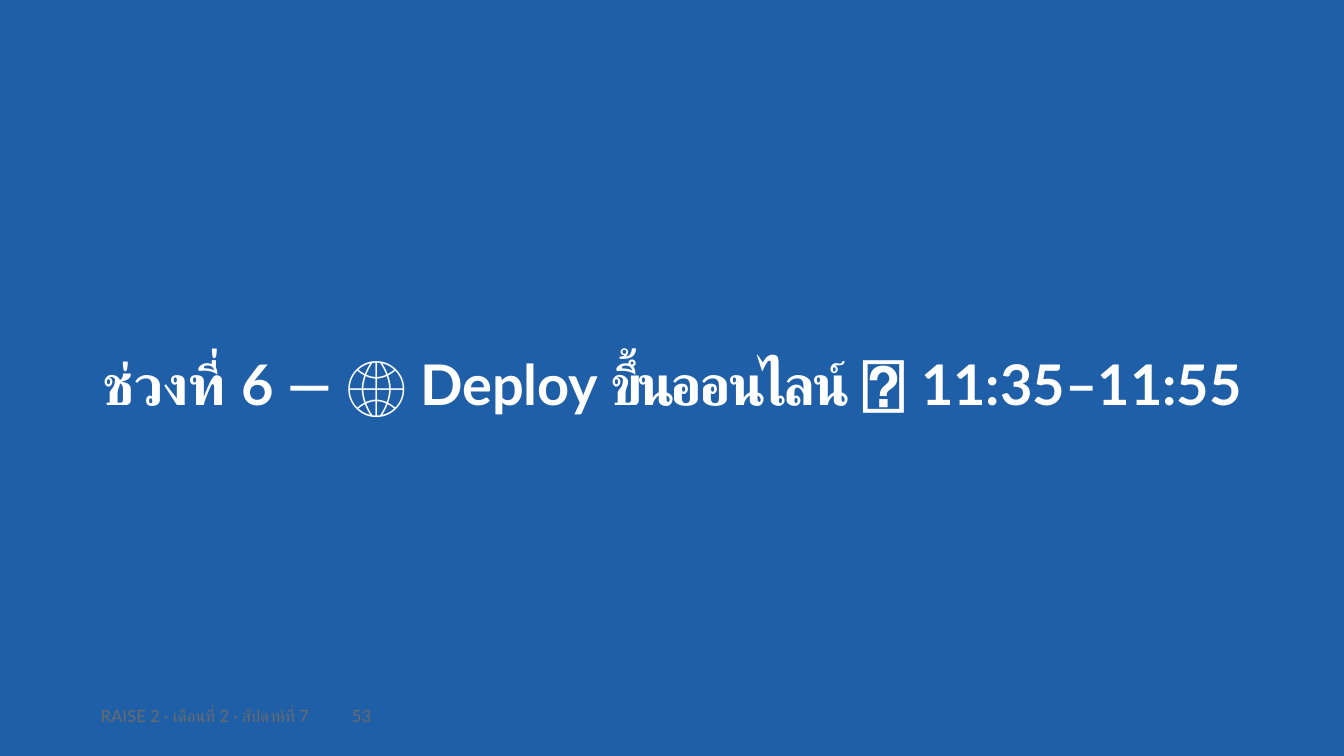
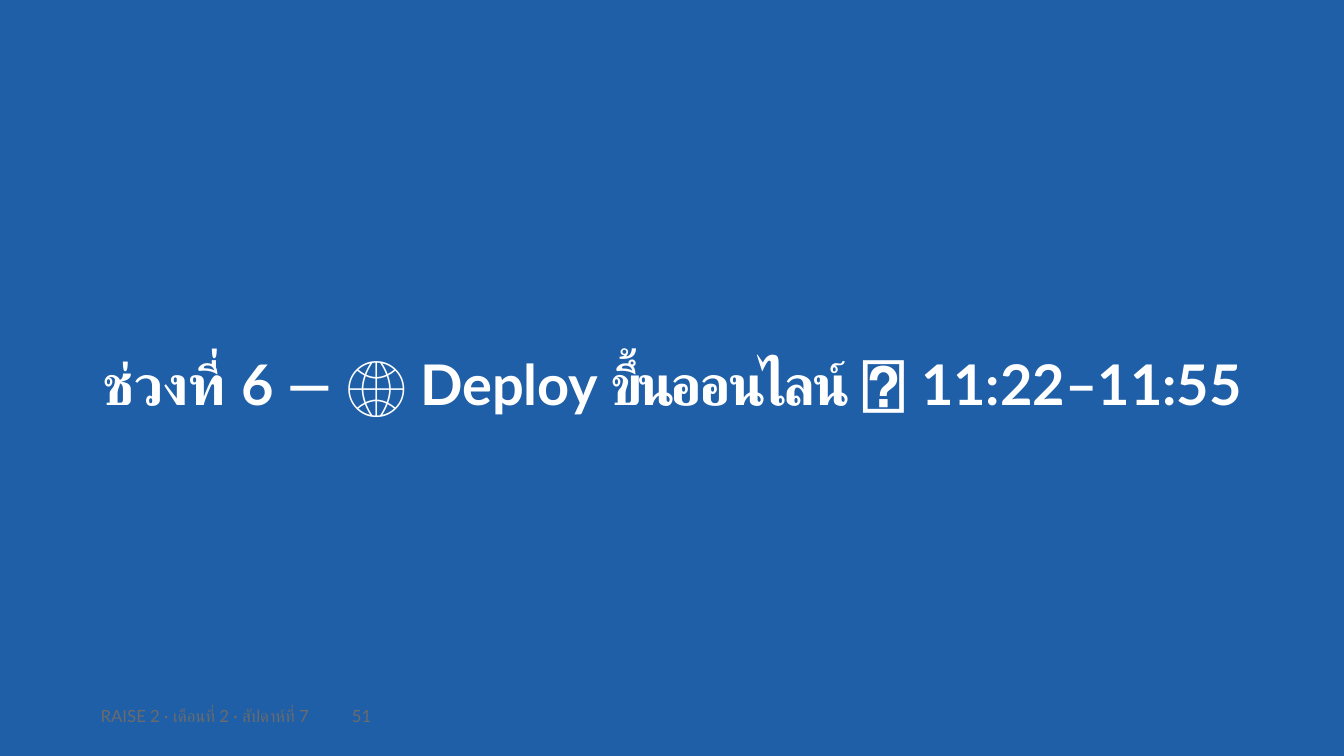
Before and after one commit to cnacha-mfu/raise2-module2, a slide deck: slide 51 of materials/week7/w7-slides.pptx (slide 53 before the commit). Drawn at 1344x756 pixels with LibreOffice and Linux fonts; fonts in the diff are those of the drawing. Boxes give left, top, right and bottom in pixels: in the first picture for what was removed or moved away, otherwise in the second. Text is boxed around its words. In the diff, an @@ line names an element or a change of style, - is before the commit and + after.

```diff
--- a/materials/week7/w7-slides.pptx
+++ b/materials/week7/w7-slides.pptx
@@ text at (102, 361, 1242, 415): text changed @@
-ช่วงที่ 6 — 🌐 Deploy ขึ้นออนไลน์ ⏱ 11:35–11:55
+ช่วงที่ 6 — 🌐 Deploy ขึ้นออนไลน์ ⏱ 11:22–11:55
```
Also in this commit, not shown: 20 other slides changed, 2 slides added, 4 slides removed, 12 other files.
